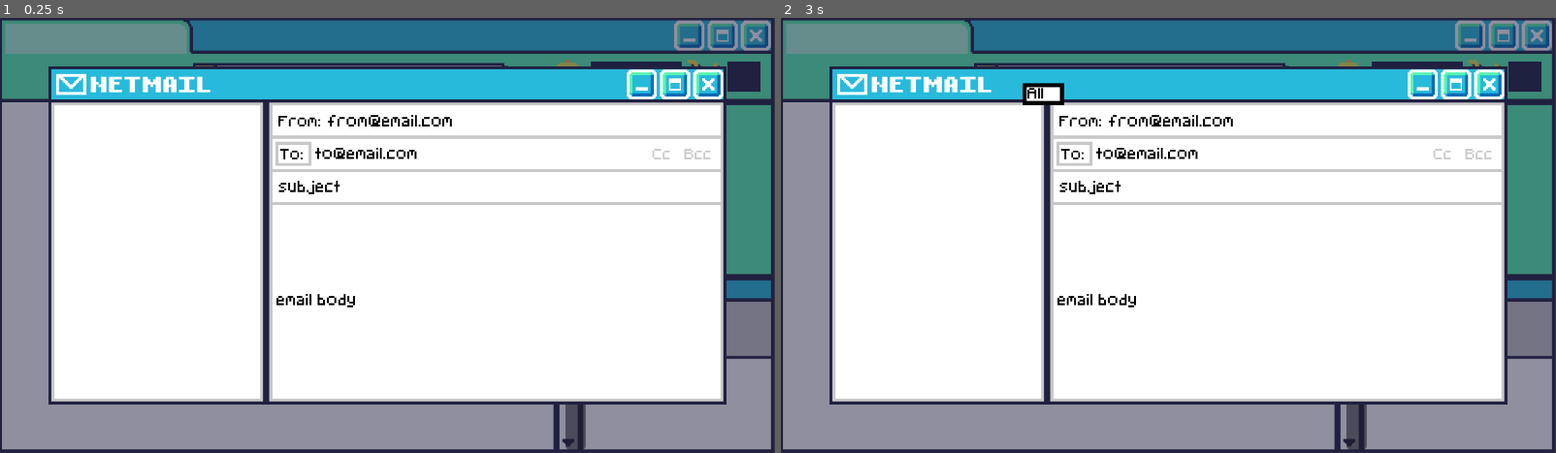
Above: before the commit, frames 1-2 (left to right).
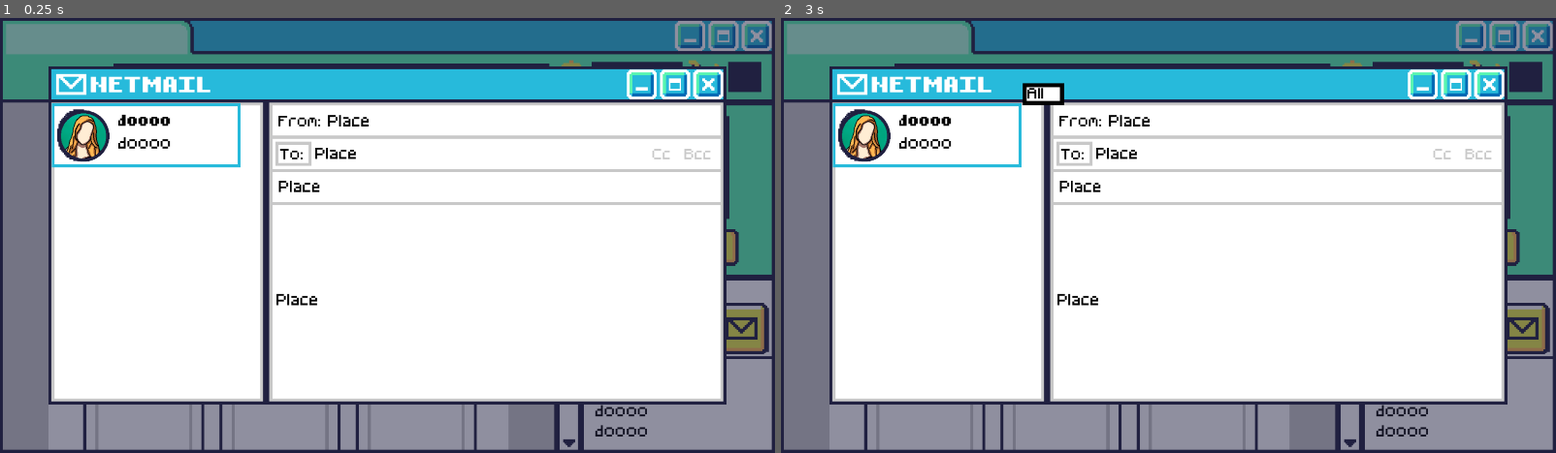
Above: after the commit, the same moments.

Repository: oatley/tojam-2025
Game: Godot game, scene res://Scenes/level_1.tscn
The game is run twice, just before and just after one commit, with the same random seed, the same clock (stepped at 60 frames per second) and the same inputs. This scene is started directly instead of the project's main scene.
Inputs (mouse positions are in pixels of both pictures, inside the frame that each line leads up to):
- Up to frame 1 (0.25 s): no input
- Up to frame 2 (3 s): click "Sort" at 0.5 s; click (1525, 326) at 1.27 s; click (835, 105) at 2 s, where only the run after the commit has a clickable "doooo"; click "Sort" at 2.75 s

The runs differ from the first frame. In frame 1, 11% of the frame differs, in the area x 0-100%, y 0-100%; in frame 2, 11%.
Error after the commit: Invalid access of index '0' on a base object of type: 'Array'. (res://Scenes/email_screen_level_1.gd:24)

Commit message:
updating level one objectives

Diff:
--- a/Scenes/email_screen_level_1.gd
+++ b/Scenes/email_screen_level_1.gd
@@ -8,15 +8,32 @@
 var email_to = "to@email.com"
 var email_subject = "subject"
 var email_body = "email body"
+var email_name = "sender_name"
+
+# Control
+var is_email_open = false
 
 func _ready():
-	email_fill(email_from, email_to, email_subject, email_body)
+	load_level_1_emails(0)
+	#email_fill(email_from, email_to, email_subject, email_body)
+
+
 
 # Give int, start from zero
 func load_level_1_emails(email_number=0):
 	email_from = $Emails.emails_level_1[email_number]["Email Address"]
 	email_to = "fred.main_character@TOJam.com"
-	email_subject = $Emails.emails_level_1[email_number][""]
+	email_subject = $Emails.emails_level_1[email_number]["Subject Line"]
+	email_body = $Emails.emails_level_1[email_number]["Email Body"]
+	email_name = $Emails.emails_level_1[email_number]["Sender Name"]
+	email_fill(email_from, email_to, email_subject, email_body)
+	contact_fill(email_name, email_subject)
+
+func contact_fill(contact_name, contact_subject):
+	var contact = $EmailLayout/ScrollContainer/VBoxContainer/TextureButtonContact1/LabelContact
+	var subject = $EmailLayout/ScrollContainer/VBoxContainer/TextureButtonContact1/LabelSubject
+	contact.text = contact_name
+	subject.text = contact_subject
 
 func email_fill(from, to, subject, body):
 	$EmailLayout/LabelFrom.text = email_from
@@ -24,6 +41,15 @@
 	$EmailLayout/LabelSubject.text = subject
 	$EmailLayout/LabelBody.text = body
 
+func close_email():
+	$EmailLayout.visible = false
+	is_email_open = false
+
+func open_email():
+	$EmailLayout.visible = true
+	is_email_open = true
+
+
 func _on_texture_button_exit_pressed() -> void:
 	$EmailLayout.visible = false
 	pass # Replace with function body.
--- a/Scenes/email_screen_level_1.tscn
+++ b/Scenes/email_screen_level_1.tscn
@@ -1,17 +1,67 @@
-[gd_scene load_steps=6 format=3 uid="uid://c7543ie3r3cy8"]
+[gd_scene load_steps=9 format=3 uid="uid://c7543ie3r3cy8"]
 
 [ext_resource type="Texture2D" uid="uid://bs86oj71qxjtc" path="res://Assets/tojam25_emailLayout.png" id="1_7vn2l"]
 [ext_resource type="Script" uid="uid://bvcx84t22joiu" path="res://Scenes/email_screen_level_1.gd" id="1_sxa53"]
 [ext_resource type="Texture2D" uid="uid://inkkumrsb03e" path="res://Assets/tojam25_emailLayoutRef.png" id="2_2a6tj"]
 [ext_resource type="FontFile" uid="uid://cby3c4hxa2ie0" path="res://Fonts/pixelfontmedium.ttf" id="2_3utcs"]
 [ext_resource type="PackedScene" uid="uid://1dopslnjq3w3" path="res://Scenes/emails.tscn" id="4_3utcs"]
+[ext_resource type="FontFile" uid="uid://6hqn3o6o7h5n" path="res://Fonts/pixelfontmediumbold.ttf" id="4_e58vh"]
+[ext_resource type="Texture2D" uid="uid://cxslwohbvnbaf" path="res://Assets/tojam25_emailBlock2_Off.png" id="5_mx1w0"]
+[ext_resource type="Texture2D" uid="uid://c7tcb3800ym5s" path="res://Assets/tojam25_profilePic_claire1.png" id="6_uja8v"]
 
 [node name="EmailScreenLevel1" type="Node2D"]
+visibility_layer = 4
 script = ExtResource("1_sxa53")
 
 [node name="EmailLayout" type="Sprite2D" parent="."]
+visibility_layer = 16
 texture = ExtResource("1_7vn2l")
 centered = false
+
+[node name="ScrollContainer" type="ScrollContainer" parent="EmailLayout"]
+offset_left = 128.0
+offset_top = 211.0
+offset_right = 650.0
+offset_bottom = 951.0
+
+[node name="VBoxContainer" type="VBoxContainer" parent="EmailLayout/ScrollContainer"]
+layout_mode = 2
+
+[node name="TextureButtonContact1" type="TextureButton" parent="EmailLayout/ScrollContainer/VBoxContainer"]
+layout_mode = 2
+
+[node name="LabelContact" type="Label" parent="EmailLayout/ScrollContainer/VBoxContainer/TextureButtonContact1"]
+z_index = 1
+layout_mode = 0
+offset_left = 165.0
+offset_top = 18.0
+offset_right = 437.0
+offset_bottom = 74.0
+theme_override_colors/font_color = Color(0, 0, 0, 1)
+theme_override_fonts/font = ExtResource("4_e58vh")
+theme_override_font_sizes/font_size = 32
+text = "doooo"
+vertical_alignment = 1
+
+[node name="LabelSubject" type="Label" parent="EmailLayout/ScrollContainer/VBoxContainer/TextureButtonContact1"]
+z_index = 1
+layout_mode = 0
+offset_left = 165.0
+offset_top = 74.0
+offset_right = 437.0
+offset_bottom = 130.0
+theme_override_colors/font_color = Color(0, 0, 0, 1)
+theme_override_fonts/font = ExtResource("2_3utcs")
+theme_override_font_sizes/font_size = 32
+text = "doooo"
+vertical_alignment = 1
+clip_text = true
+text_overrun_behavior = 3
+
+[node name="Tojam25EmailBlock2Off" type="Sprite2D" parent="EmailLayout"]
+position = Vector2(361.625, 291)
+scale = Vector2(0.833482, 1)
+texture = ExtResource("5_mx1w0")
 
 [node name="LabelFrom" type="Label" parent="EmailLayout"]
 offset_left = 813.0
@@ -46,22 +96,43 @@
 text = "Place"
 vertical_alignment = 1
 
+[node name="LabelBody3" type="RichTextLabel" parent="EmailLayout"]
+visible = false
+offset_left = 687.0
+offset_top = 477.0
+offset_right = 1775.0
+offset_bottom = 940.0
+theme_override_colors/default_color = Color(0, 0, 0, 1)
+theme_override_fonts/normal_font = ExtResource("2_3utcs")
+theme_override_fonts/bold_font = ExtResource("4_e58vh")
+theme_override_font_sizes/normal_font_size = 32
+theme_override_font_sizes/bold_font_size = 32
+text = "Test"
+vertical_alignment = 1
+justification_flags = 35
+
 [node name="LabelBody" type="Label" parent="EmailLayout"]
 offset_left = 685.0
 offset_top = 475.0
 offset_right = 1768.0
 offset_bottom = 930.0
 theme_override_colors/font_color = Color(0, 0, 0, 1)
+theme_override_constants/line_spacing = 20
 theme_override_fonts/font = ExtResource("2_3utcs")
 theme_override_font_sizes/font_size = 32
 text = "Place"
 vertical_alignment = 1
+autowrap_mode = 2
 
 [node name="TextureButtonExit" type="TextureButton" parent="EmailLayout"]
 offset_left = 1718.0
 offset_top = 129.0
 offset_right = 1791.0
 offset_bottom = 201.0
+
+[node name="Tojam25ProfilePicClaire1" type="Sprite2D" parent="EmailLayout"]
+position = Vector2(207, 293)
+texture = ExtResource("6_uja8v")
 
 [node name="Tojam25EmailLayoutRef" type="Sprite2D" parent="."]
 visible = false
--- a/Scenes/emails.gd
+++ b/Scenes/emails.gd
@@ -42,7 +42,7 @@
 						print(linelist[c])
 						var neutral = []
 						neutral = linelist[c].split(",")
-						print(neutral[5])
+						#print(neutral[5])
 					c+=1
 				emails.append(e)
 		file.close()
--- /dev/null
+++ b/Scenes/level_1.gd
@@ -0,0 +1,22 @@
+extends Node2D
+
+var time = 0
+
+func _ready():
+	fill_objectives()
+	pass
+
+
+func _process (delta):
+	time += delta
+	if time > 0.25:
+		print($Objectives.button_pressed)
+		if $Objectives.button_pressed:
+			$EmailScreenLevel1.open_email()
+			$Objectives.button_pressed = false
+			$Objectives.is_email_open = $EmailScreenLevel1.is_email_open
+		time = 0
+
+func fill_objectives():
+	$Objectives/LabelContact.text = $EmailScreenLevel1.email_name
+	pass
--- a/Scenes/level_1.tscn
+++ b/Scenes/level_1.tscn
@@ -1,10 +1,18 @@
-[gd_scene load_steps=3 format=3 uid="uid://dv0gl7qa5pe2e"]
+[gd_scene load_steps=5 format=3 uid="uid://dv0gl7qa5pe2e"]
 
-[ext_resource type="PackedScene" uid="uid://dk34vxo0hctcr" path="res://Scenes/store.tscn" id="1_vk57k"]
+[ext_resource type="Script" uid="uid://bfy5vx5tcndfm" path="res://Scenes/level_1.gd" id="1_xfk5q"]
 [ext_resource type="PackedScene" uid="uid://c7543ie3r3cy8" path="res://Scenes/email_screen_level_1.tscn" id="2_8ffim"]
+[ext_resource type="PackedScene" uid="uid://fa81qyn4fftf" path="res://Scenes/store_level_1.tscn" id="2_xfk5q"]
+[ext_resource type="PackedScene" uid="uid://d0qmdgj3l5eae" path="res://Scenes/objectives_level_1.tscn" id="4_7p6j4"]
 
 [node name="Level1" type="Node2D"]
+script = ExtResource("1_xfk5q")
 
-[node name="Store" parent="." instance=ExtResource("1_vk57k")]
+[node name="StoreLevel1" parent="." instance=ExtResource("2_xfk5q")]
+z_index = -1
+
+[node name="Objectives" parent="." instance=ExtResource("4_7p6j4")]
 
 [node name="EmailScreenLevel1" parent="." instance=ExtResource("2_8ffim")]
+visibility_layer = 1
+z_index = 1
--- /dev/null
+++ b/Scenes/objectives_level_1.gd
@@ -0,0 +1,10 @@
+extends Node2D
+
+var level = 1
+var is_email_open = false
+var button_pressed = false
+
+
+func _on_texture_button_pressed() -> void:
+	button_pressed = true
+	pass # Replace with function body.
--- /dev/null
+++ b/Scenes/objectives_level_1.tscn
@@ -0,0 +1,102 @@
+[gd_scene load_steps=9 format=3 uid="uid://d0qmdgj3l5eae"]
+
+[ext_resource type="Texture2D" uid="uid://7vdxv4oi47vf" path="res://Assets/tojam25_emailButton_Off.png" id="1_h85ly"]
+[ext_resource type="Script" uid="uid://bg8rmh8xcom0n" path="res://Scenes/objectives_level_1.gd" id="1_wcle7"]
+[ext_resource type="Texture2D" uid="uid://bln6h5xve55at" path="res://Assets/tojam25_emailButton_On.png" id="2_wcle7"]
+[ext_resource type="Texture2D" uid="uid://qk2s6be5ldws" path="res://Assets/tojam25_layoutRef1.png" id="2_wfflk"]
+[ext_resource type="Texture2D" uid="uid://bmkmw48c1cyco" path="res://Assets/tojam25_emailButton_Over.png" id="3_oj55o"]
+[ext_resource type="Texture2D" uid="uid://c7tcb3800ym5s" path="res://Assets/tojam25_profilePic_claire1.png" id="4_wfflk"]
+[ext_resource type="FontFile" uid="uid://cby3c4hxa2ie0" path="res://Fonts/pixelfontmedium.ttf" id="5_7q464"]
+[ext_resource type="FontFile" uid="uid://6hqn3o6o7h5n" path="res://Fonts/pixelfontmediumbold.ttf" id="8_7q464"]
+
+[node name="Objectives" type="Node2D"]
+script = ExtResource("1_wcle7")
+
+[node name="Tojam25LayoutRef1" type="Sprite2D" parent="."]
+texture = ExtResource("2_wfflk")
+centered = false
+
+[node name="TextureButton" type="TextureButton" parent="."]
+offset_left = 1773.0
+offset_top = 707.0
+offset_right = 1901.0
+offset_bottom = 835.0
+texture_normal = ExtResource("1_h85ly")
+texture_pressed = ExtResource("2_wcle7")
+texture_hover = ExtResource("3_oj55o")
+
+[node name="Tojam25ProfilePicClaire1" type="Sprite2D" parent="."]
+position = Vector2(1517, 773)
+texture = ExtResource("4_wfflk")
+
+[node name="LabelContact" type="Label" parent="."]
+z_index = 1
+offset_left = 1603.0
+offset_top = 711.0
+offset_right = 1766.0
+offset_bottom = 767.0
+theme_override_colors/font_color = Color(0, 0, 0, 1)
+theme_override_fonts/font = ExtResource("5_7q464")
+theme_override_font_sizes/font_size = 32
+text = "doooo"
+vertical_alignment = 1
+clip_text = true
+text_overrun_behavior = 3
+
+[node name="LabelGiftIdeasTitle" type="Label" parent="."]
+z_index = 1
+offset_left = 1457.0
+offset_top = 851.0
+offset_right = 1902.0
+offset_bottom = 907.0
+theme_override_colors/font_color = Color(0, 0, 0, 1)
+theme_override_fonts/font = ExtResource("8_7q464")
+theme_override_font_sizes/font_size = 32
+text = "Gift Ideas"
+vertical_alignment = 1
+clip_text = true
+text_overrun_behavior = 3
+
+[node name="LabelGiftIdeasObjective1" type="Label" parent="."]
+z_index = 1
+offset_left = 1475.0
+offset_top = 1000.0
+offset_right = 1638.0
+offset_bottom = 1056.0
+theme_override_colors/font_color = Color(0, 0, 0, 1)
+theme_override_fonts/font = ExtResource("5_7q464")
+theme_override_font_sizes/font_size = 32
+text = "doooo"
+vertical_alignment = 1
+clip_text = true
+text_overrun_behavior = 3
+
+[node name="LabelGiftIdeasObjective2" type="Label" parent="."]
+z_index = 1
+offset_left = 1475.0
+offset_top = 950.0
+offset_right = 1638.0
+offset_bottom = 1006.0
+theme_override_colors/font_color = Color(0, 0, 0, 1)
+theme_override_fonts/font = ExtResource("5_7q464")
+theme_override_font_sizes/font_size = 32
+text = "doooo"
+vertical_alignment = 1
+clip_text = true
+text_overrun_behavior = 3
+
+[node name="LabelGiftIdeasObjective3" type="Label" parent="."]
+z_index = 1
+offset_left = 1475.0
+offset_top = 900.0
+offset_right = 1638.0
+offset_bottom = 956.0
+theme_override_colors/font_color = Color(0, 0, 0, 1)
+theme_override_fonts/font = ExtResource("5_7q464")
+theme_override_font_sizes/font_size = 32
+text = "doooo"
+vertical_alignment = 1
+clip_text = true
+text_overrun_behavior = 3
+
+[connection signal="pressed" from="TextureButton" to="." method="_on_texture_button_pressed"]
--- a/Scenes/scroll_container.gd
+++ b/Scenes/scroll_container.gd
@@ -2,4 +2,4 @@
 
 
 func _ready():
-   get_v_scroll_bar().custom_minimum_size.x = 50;
+   get_v_scroll_bar().custom_minimum_size.x = 45;
--- a/Scenes/shop_item.tscn
+++ b/Scenes/shop_item.tscn
@@ -1,10 +1,13 @@
-[gd_scene load_steps=7 format=3 uid="uid://bkiei1ii7e1hk"]
+[gd_scene load_steps=10 format=3 uid="uid://bkiei1ii7e1hk"]
 
 [ext_resource type="Texture2D" uid="uid://dgipy1bl6iynu" path="res://Assets/storeBlock2_Off.png" id="1_ewy27"]
 [ext_resource type="Script" uid="uid://dphgxrhklxbg8" path="res://Scenes/shop_item.gd" id="1_wmysf"]
+[ext_resource type="Texture2D" uid="uid://biy77wy2b2qkc" path="res://Assets/tojam25_storeBlock_Off.png" id="2_i6hie"]
 [ext_resource type="Texture2D" uid="uid://h4l3vn87ya5j" path="res://Assets/storeBlock2_On.png" id="2_idtay"]
 [ext_resource type="Texture2D" uid="uid://bbveiqg1ydlc" path="res://Assets/storeBlock2_Over.png" id="3_asrp6"]
+[ext_resource type="Texture2D" uid="uid://d4bb4u4s5o4lv" path="res://Assets/tojam25_storeBlock_On.png" id="3_pnudm"]
 [ext_resource type="FontFile" uid="uid://6hqn3o6o7h5n" path="res://Fonts/pixelfontmediumbold.ttf" id="4_asrp6"]
+[ext_resource type="Texture2D" uid="uid://dk6iv3ce5dgr0" path="res://Assets/tojam25_storeBlock_Over.png" id="4_u8l38"]
 [ext_resource type="FontFile" uid="uid://cby3c4hxa2ie0" path="res://Fonts/pixelfontmedium.ttf" id="5_tga60"]
 
 [node name="ShopItems" type="BoxContainer"]
@@ -14,9 +17,9 @@
 
 [node name="TextureButton" type="TextureButton" parent="."]
 layout_mode = 2
-texture_normal = ExtResource("1_ewy27")
-texture_pressed = ExtResource("2_idtay")
-texture_hover = ExtResource("3_asrp6")
+texture_normal = ExtResource("2_i6hie")
+texture_pressed = ExtResource("3_pnudm")
+texture_hover = ExtResource("4_u8l38")
 
 [node name="LabelTitle" type="Label" parent="TextureButton"]
 layout_mode = 0
--- a/Scenes/store.tscn
+++ b/Scenes/store.tscn
@@ -23,7 +23,7 @@
 layout_direction = 2
 offset_left = 7.0
 offset_top = 210.0
-offset_right = 1451.0
+offset_right = 1431.0
 offset_bottom = 1072.0
 vertical_scroll_mode = 2
 script = ExtResource("5_m7h4d")
--- /dev/null
+++ b/Scenes/store_level_1.tscn
@@ -0,0 +1,29 @@
+[gd_scene load_steps=6 format=3 uid="uid://fa81qyn4fftf"]
+
+[ext_resource type="Script" uid="uid://bhynsbuk61gc8" path="res://Scenes/store.gd" id="1_ods15"]
+[ext_resource type="Texture2D" uid="uid://c5soxlipaaell" path="res://Assets/tojam25_storeLayout.png" id="2_0be02"]
+[ext_resource type="PackedScene" uid="uid://b13mr6v3x6sdm" path="res://Scenes/sort.tscn" id="3_qh7a2"]
+[ext_resource type="PackedScene" uid="uid://b7svf5v4n3r5n" path="res://Scenes/items.tscn" id="4_d5agj"]
+[ext_resource type="Script" uid="uid://j7v062f6v1bh" path="res://Scenes/scroll_container.gd" id="5_38qrv"]
+
+[node name="StoreLevel1" type="Node2D"]
+script = ExtResource("1_ods15")
+
+[node name="Tojam25StoreLayout" type="Sprite2D" parent="."]
+position = Vector2(958, 539)
+texture = ExtResource("2_0be02")
+
+[node name="Sort" parent="." instance=ExtResource("3_qh7a2")]
+position = Vector2(599, 124)
+
+[node name="Items" parent="." instance=ExtResource("4_d5agj")]
+
+[node name="ScrollContainer" type="ScrollContainer" parent="."]
+custom_minimum_size = Vector2(100, 100)
+layout_direction = 2
+offset_left = 7.0
+offset_top = 210.0
+offset_right = 1431.0
+offset_bottom = 1072.0
+vertical_scroll_mode = 2
+script = ExtResource("5_38qrv")
Binary file added: Assets/tojam25_profilePic_claire1.png
Not shown, added: Assets/tojam25_profilePic_claire1.png.import
Binary file added: Assets/tojam25_profilePic_claire2.png
Not shown, added: Assets/tojam25_profilePic_claire2.png.import
Binary file added: Assets/tojam25_profilePic_claire3.png
Not shown, added: Assets/tojam25_profilePic_claire3.png.import
Binary file added: Assets/tojam25_profilePic_dave1.png
Not shown, added: Assets/tojam25_profilePic_dave1.png.import
Binary file added: Assets/tojam25_profilePic_emma1.png
Not shown, added: Assets/tojam25_profilePic_emma1.png.import
Binary file added: Assets/tojam25_profilePic_george1.png
Not shown, added: Assets/tojam25_profilePic_george1.png.import
(and 24 more such lines)
